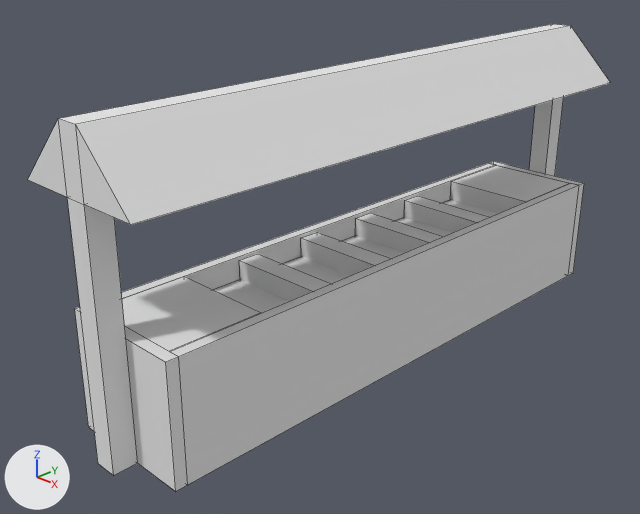
The Blender file Unity_Projects/BasisLevelBeta/Assets/Blender_Models/Office_Models/Echte_Serving_Table.blend as it was, and as the next commit left it.
Camera for both pictures: a 50 mm lens placed at (10.48, -10.84, 6.6), pointed at (0.57, -0.89, 0.72). The axes (+X, +Y, +Z) are drawn at lower left. The lights are the same throughout. Mesh edges are drawn as thin lines.
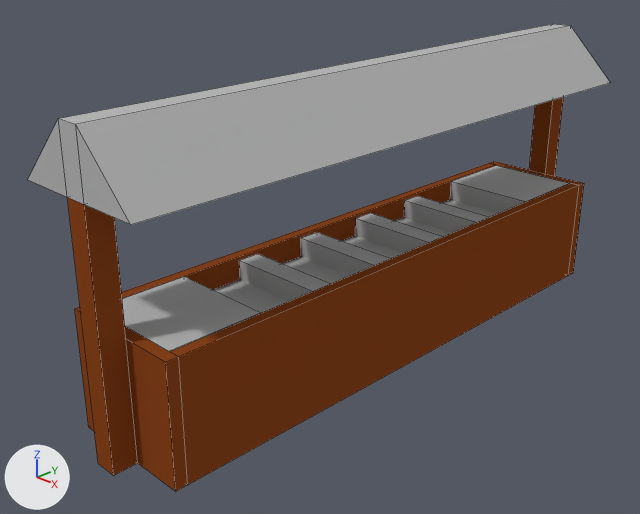
Pixel boxes [x1, y1, x2, y2] of what changed, in the pictures (640 x 514 px):
part 1 of me_cube_002, recoloured (grey to brown): [490, 97, 584, 276] in both
part 2 of me_cube_002, recoloured (grey to brown): [67, 197, 138, 475] in both
part 3 of me_cube_002, recoloured (grey to brown): [170, 183, 579, 484] in both
part 4 of me_cube_002, recoloured: [28, 24, 610, 352] in both
part 5 of me_cube_002, recoloured (grey to brown): [75, 163, 495, 491] in both

Edits to the bpy script that builds the scene:
```text
Add mat_silver:
    mat_silver = diffuse_material('silver')
    mat_silver.base_color = (0.477, 0.477, 0.477)  # grey #b8b8b8
Add mat_bruin:
    mat_bruin = diffuse_material('bruin')
    mat_bruin.base_color = (0.267, 0.0615, 0.0127)  # brown #8d461e
Change me_cube_002:
    where me_cube_002.from_pydata(...)  # 120 vertices, 70 faces; spans x -1.1..1.1, y -107.0..5.0, z -1.0..4.0
    used by ob_cube_002; location = (1.0, 5.1, 0.0); scale = (1.1, 0.1, 1.0)
    me_cube_002 part 1: 12 of the faces centred in x -1.0..1.0, y -1.0..5.0, z -1.0..1.0 switch from mat_material (white #e7e7e7) to mat_bruin (brown #8d461e)
    me_cube_002 part 2: 6 of the faces centred in x -0.2..0.9, y -107.0..-101.0, z -1.0..1.0 switch from mat_material (white #e7e7e7) to mat_bruin (brown #8d461e)
    me_cube_002 part 3: 4 of the faces centred in x 0.8..1.0, y -51.0, z -1.0..1.0 switch from mat_material (white #e7e7e7) to mat_bruin (brown #8d461e)
    me_cube_002 part 4: 36 of the faces centred in x -0.8..0.8, y -107.0..5.0, z 0.4..4.0 switch from mat_material (white #e7e7e7) to mat_silver (grey #b8b8b8)
    me_cube_002 part 5: all 12 faces that had it switch from mat_material_001 (white #e7e7e7) to mat_bruin (brown #8d461e)
```
